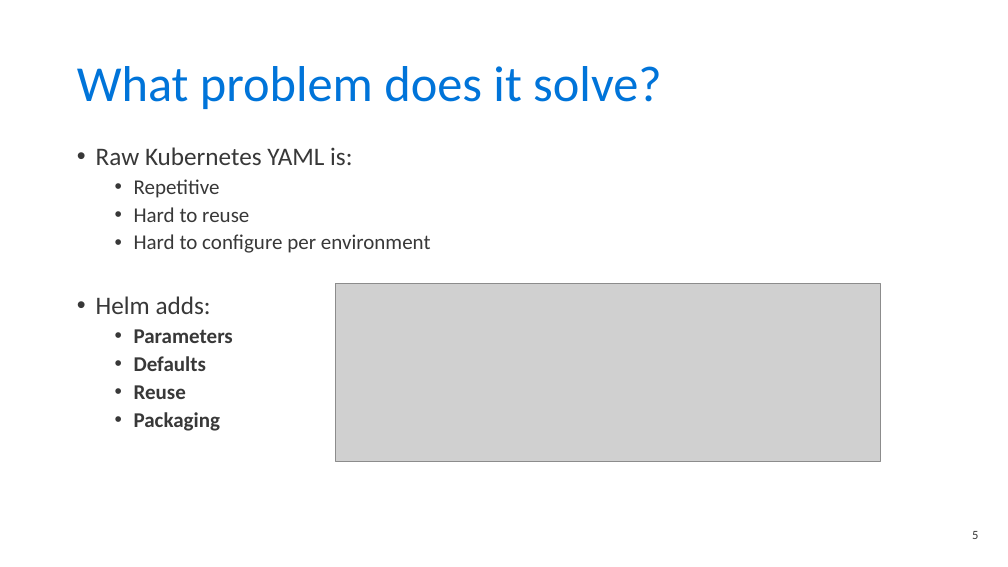
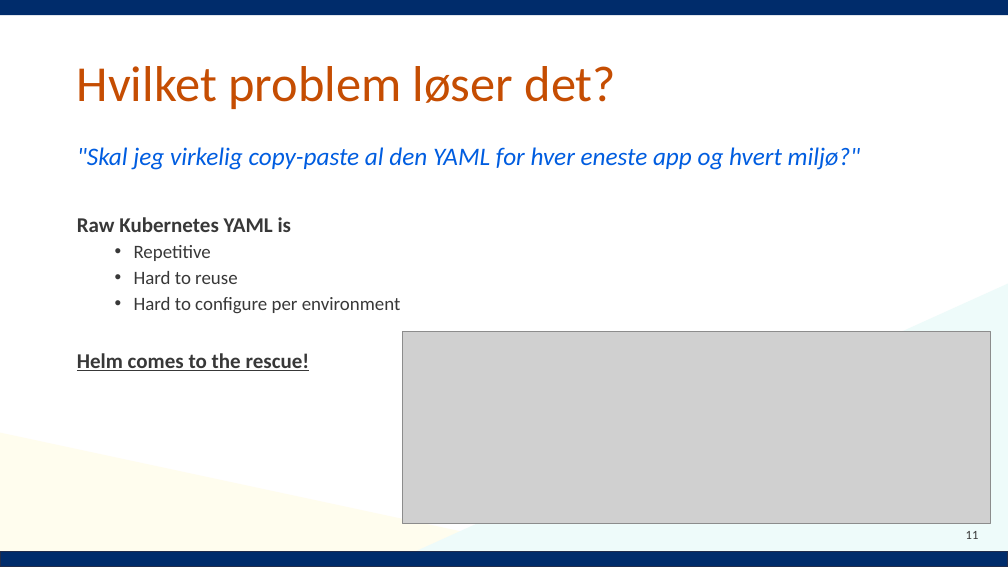
Before and after one commit to Notalib/workshop-helm-charts, a slide deck: slide 11 of Kubernetes_workshop_helm_chart.pptx (slide 5 before the commit). Drawn at 1008x567 pixels with LibreOffice and Linux fonts; fonts in the diff are those of the drawing; grey boxes stand for pictures; background and template pictures are left out. Boxes give left, top, right and bottom in pixels: in the first picture for what was removed or moved away, otherwise in the second. Text is boxed around its words. In the diff, an @@ line names an element or a change of style, - is before the commit and + after.

```diff
--- a/Kubernetes_workshop_helm_chart.pptx
+++ b/Kubernetes_workshop_helm_chart.pptx
@@ rectangle added at (0, 0, 1008, 15), fill #002C6B @@
@@ title at (77, 66, 616, 109): text changed; text colour #0074D9 to #C54D02 @@
-What problem does it solve?
+Hvilket problem løser det?
@@ text at (77, 147, 861, 232): text changed; text colour #383838 to #005DE0; italic on @@
-• Raw Kubernetes YAML is:
+"Skal jeg virkelig copy-paste al den YAML for hver eneste app og hvert miljø?"
+Raw Kubernetes YAML is
@@ text at (134, 245, 401, 313): size 20 to 18 pt in "Repetitive", "Hard to reuse", "Hard to configure per environment" @@
@@ right triangle added at (381, 284, 1008, 567), fill #EEFBFA @@
@@ text at (77, 353, 310, 371): text changed @@
-• Helm adds:
-  • Parameters
-  • Defaults
-  • Reuse
-  • Packaging
+Helm comes to the rescue!
@@ picture: place and size @@
-picture at (336, 284, 880, 461)
+picture at (403, 331, 991, 523)
@@ right triangle added at (0, 433, 628, 567), fill #FFFDEE @@
@@ page number at (966, 531, 979, 539): text changed @@
-5
+11
@@ rectangle added at (0, 552, 1008, 567), fill #002C6B, outline #202D4B 1 pt @@
```
Also in this commit, not shown: 13 other slides changed, 30 slides added, 3 slides removed.
